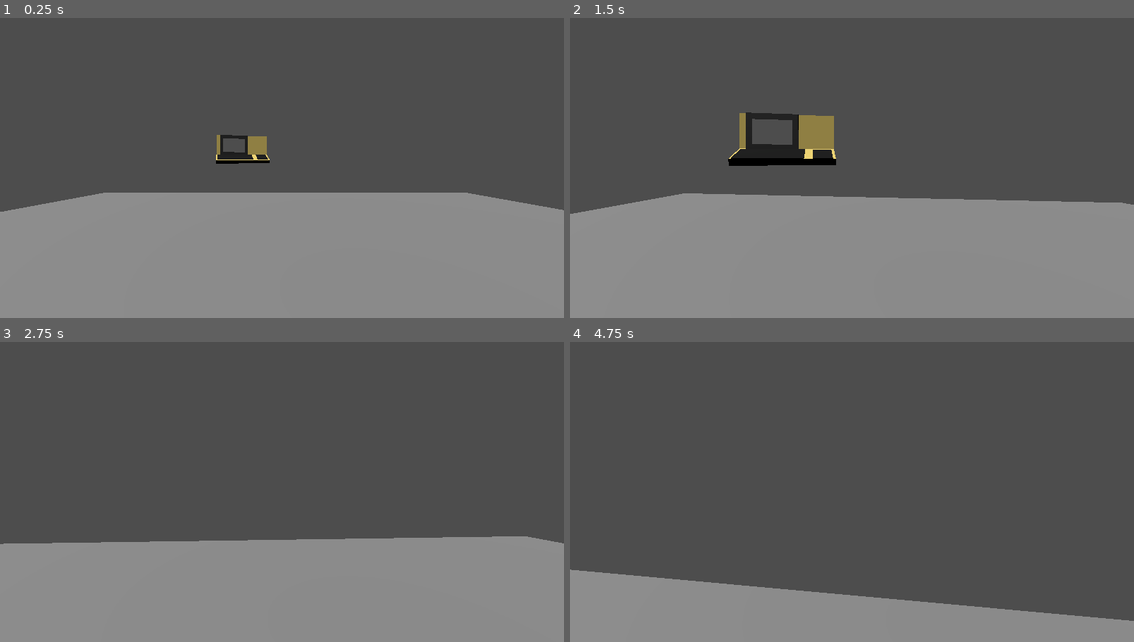
Above: before the commit, frames 1-4 (two rows, left to right).
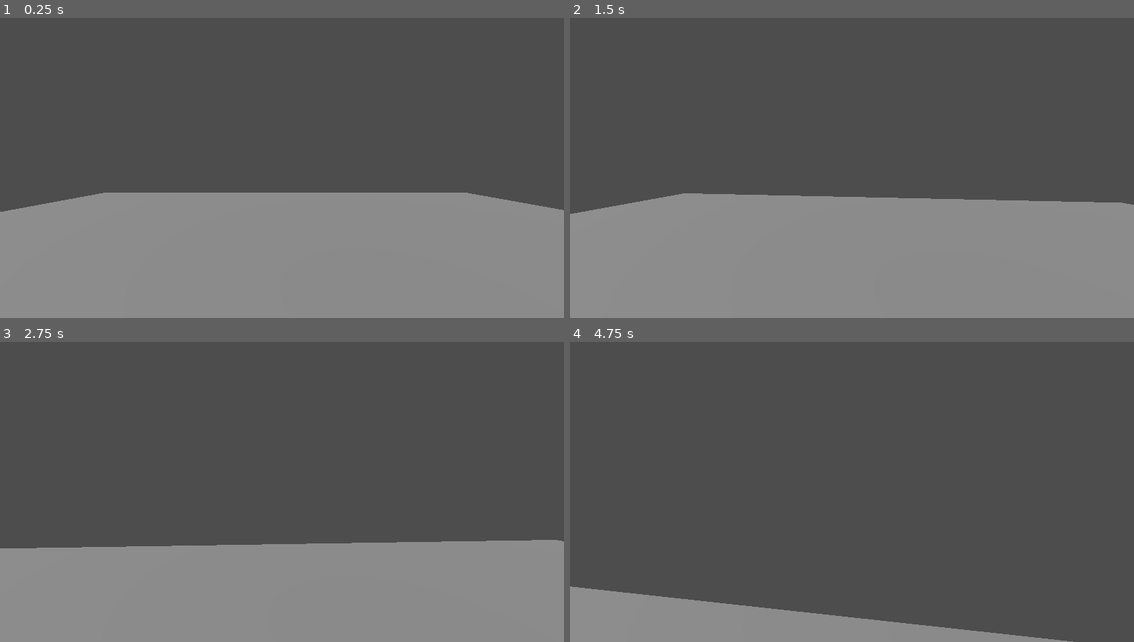
Above: after the commit, the same moments.

Repository: Shoofe/SemC
Game: Godot game, scene res://test_world.tscn
Same seed, same stepped clock (60 frames per second), same inputs: the game is played once before the commit and once after it.
Inputs (mouse positions are in pixels of both pictures, inside the frame that each line leads up to):
- Up to frame 1 (0.25 s): no input
- Up to frame 2 (1.5 s): tap Enter at 0.5 s; move the mouse to (880, 159) at 0.52 s; hold W (UP) from 0.53 s (still down); click (880, 159) at 0.6 s; move the mouse to (823, 162) at 1.27 s; click (823, 162) at 1.35 s
- Up to frame 3 (2.75 s): keep holding W (UP); move the mouse to (293, 477) at 2.02 s; hold Shift (SHIFT) from 2.03 s (still down); click (293, 477) at 2.3 s
- Up to frame 4 (4.75 s): keep holding W (UP); move the mouse to (846, 489) at 2.77 s; release Shift (SHIFT) at 2.78 s; click (846, 489) at 2.85 s; move the mouse to (891, 489) at 3.52 s; click (891, 489) at 3.6 s; move the mouse to (806, 480) at 4.27 s; tap Shift (SHIFT) at 4.35 s; click (806, 480) at 4.55 s

The runs differ from the first frame. In frame 1, 0.7% of the frame differs, in the area x 38-48%, y 38-49%; in frame 2, 2.4%; in frame 3, 1.4%; in frame 4, 7.3%, in the area x 0-100%, y 75-100%.

Commit message:
Added some Interactables, cleaned up code, set up some new classes, made placeholder items

Diff:
--- a/Computer/Station/Flatscreen/flatscreen_monitor.gd
+++ /dev/null
@@ -1,16 +0,0 @@
-extends StaticBody3D
-
-@onready var screen = $Display/SubViewport/Screen
-@onready var grid = $Display/SubViewport/Screen/Grid
-func draw(text: String):
-	#screen.clear()
-	#screen.add_text(text)
-	pass
-
-
-func _on_terminal_screen_send_command(command):
-	match command:
-		"START":
-			screen.setupArray(City.new(20, 20).getArray())
-		"CHANGE COLOR":
-			screen.grids[10][10].changeColor()
--- a/Computer/Station/Flatscreen/flatscreen_monitor.tscn
+++ /dev/null
@@ -1,70 +0,0 @@
-[gd_scene load_steps=9 format=3 uid="uid://cfjy1vye6rdf6"]
-
-[ext_resource type="Material" uid="uid://c6v0a2map5ewl" path="res://Computer/Station/Materials/FlatscreenMonitorMaterial.tres" id="1_jm5bx"]
-[ext_resource type="Script" path="res://Computer/Station/Flatscreen/flatscreen_monitor.gd" id="1_y1a4r"]
-[ext_resource type="PackedScene" uid="uid://brrw7lw5xbwuu" path="res://Computer/Station/Flatscreen/screen.tscn" id="3_yh8pu"]
-
-[sub_resource type="BoxMesh" id="BoxMesh_skdfd"]
-material = ExtResource("1_jm5bx")
-
-[sub_resource type="BoxMesh" id="BoxMesh_feeff"]
-material = ExtResource("1_jm5bx")
-
-[sub_resource type="BoxMesh" id="BoxMesh_rvua5"]
-material = ExtResource("1_jm5bx")
-
-[sub_resource type="BoxShape3D" id="BoxShape3D_8k14q"]
-size = Vector3(0.249217, 0.938148, 1)
-
-[sub_resource type="ViewportTexture" id="ViewportTexture_ltr3v"]
-viewport_path = NodePath("Display/SubViewport")
-
-[node name="FlatscreenMonitor" type="StaticBody3D"]
-script = ExtResource("1_y1a4r")
-
-[node name="Screen" type="Node3D" parent="."]
-transform = Transform3D(3, 0, 0, 0, 3, 0, 0, 0, 3, 0.3, 0.302, 0)
-
-[node name="3DMeshInstance" type="MeshInstance3D" parent="Screen"]
-transform = Transform3D(0.0654866, 0, 0, 0, 1.11843, 0, 0, 0, 1.25767, 0.00455666, 0.283956, 0)
-mesh = SubResource("BoxMesh_skdfd")
-skeleton = NodePath("../..")
-
-[node name="Stand" type="Node3D" parent="."]
-transform = Transform3D(2.65618, 1.39453, 0, -1.39453, 2.65618, 0, 0, 0, 3, -0.246253, 0.331885, 0)
-
-[node name="MeshInstance3D" type="MeshInstance3D" parent="Stand"]
-transform = Transform3D(0.0700923, -0.0168643, 0, 0.00443071, 0.266788, 0, 0, 0, 0.344779, -0.0487421, 0.30293, 0)
-mesh = SubResource("BoxMesh_feeff")
-
-[node name="MeshInstance3D2" type="MeshInstance3D" parent="Stand"]
-transform = Transform3D(0.0569229, 0.169072, 0, -0.0168116, 0.572466, 0, 0, 0, 0.159689, -0.120495, 0.0712976, 0)
-mesh = SubResource("BoxMesh_feeff")
-
-[node name="Platform" type="Node3D" parent="."]
-transform = Transform3D(-0.0412061, 2.99972, 0, -2.99972, -0.0412061, 0, 0, 0, 3, -0.354638, 0.0747412, 0)
-
-[node name="MeshInstance3D" type="MeshInstance3D" parent="Platform"]
-transform = Transform3D(0.323474, 0, 0, 0, 0.0673552, 0, 0, 0, 0.69326, -0.126478, -0.237871, 0)
-mesh = SubResource("BoxMesh_rvua5")
-
-[node name="MeshInstance3D2" type="MeshInstance3D" parent="Platform"]
-transform = Transform3D(0.0833411, 0, 0.3444, 0, 0.0673552, 0, -0.144351, 0, 0.19884, 0.119, -0.238, 0.348)
-mesh = SubResource("BoxMesh_rvua5")
-
-[node name="MeshInstance3D3" type="MeshInstance3D" parent="Platform"]
-transform = Transform3D(0.0833411, 0, -0.3444, 0, 0.0673552, 0, 0.144351, 0, 0.19884, 0.147, -0.238, -0.348)
-mesh = SubResource("BoxMesh_rvua5")
-
-[node name="CollisionShape3D" type="CollisionShape3D" parent="."]
-transform = Transform3D(3, 0, 0, 0, 3, 0, 0, 0, 3, 0, 0.617033, 0)
-shape = SubResource("BoxShape3D_8k14q")
-
-[node name="Display" type="Sprite3D" parent="."]
-transform = Transform3D(-6.55671e-09, 0, 0.15, 0, 0.15, 0, -0.15, 0, -6.55671e-09, 0.416276, 1.12897, -2.236e-08)
-texture = SubResource("ViewportTexture_ltr3v")
-
-[node name="SubViewport" type="SubViewport" parent="Display"]
-size = Vector2i(2100, 2100)
-
-[node name="Screen" parent="Display/SubViewport" instance=ExtResource("3_yh8pu")]
--- a/Computer/Station/Flatscreen/screen.tscn
+++ /dev/null
@@ -1,14 +0,0 @@
-[gd_scene load_steps=2 format=3 uid="uid://brrw7lw5xbwuu"]
-
-[ext_resource type="Script" path="res://TownLogic/displaylogic.gd" id="1_84r7i"]
-
-[node name="Screen" type="Control"]
-layout_mode = 3
-anchor_right = 1.609
-anchor_bottom = 1.582
-offset_right = -0.568115
-offset_bottom = -0.135986
-script = ExtResource("1_84r7i")
-
-[node name="Grid" type="GridContainer" parent="."]
-layout_mode = 0
--- a/Computer/Station/Terminal/terminal_code.gd
+++ b/Computer/Station/Terminal/terminal_code.gd
@@ -1,4 +1,5 @@
 extends Interactable
+class_name Terminal
 
 signal send_command(command: String)
 
--- a/Computer/Station/control_station.tscn
+++ /dev/null
@@ -1,3 +0,0 @@
-[gd_scene format=3 uid="uid://seyeapmiwj65"]
-
-[node name="ControlStation" type="Node3D"]
--- /dev/null
+++ b/Computer/Switch.gd
@@ -0,0 +1,21 @@
+extends Interactable
+class_name Switch
+
+signal switched(state: bool)
+
+var state = false
+@onready var lever = $Lever/MeshInstance3D
+
+
+
+
+func _on_change_state():
+	emit_signal("switched", state) #Sends a bool to an object depending on the state of the switch
+
+func switch():
+	state = !state
+	lever.transform.origin.x *= -1
+	_on_change_state()
+
+func interact():
+	switch()
--- /dev/null
+++ b/Computer/Switch.tscn
@@ -0,0 +1,28 @@
+[gd_scene load_steps=5 format=3 uid="uid://chtvbete705mt"]
+
+[ext_resource type="Script" path="res://Computer/Switch.gd" id="1_2ttmd"]
+
+[sub_resource type="BoxMesh" id="BoxMesh_b1pft"]
+
+[sub_resource type="ConvexPolygonShape3D" id="ConvexPolygonShape3D_av2d1"]
+points = PackedVector3Array(0.5, 0.5, 0.5, 0.5, 0.5, -0.5, -0.5, 0.5, 0.5, 0.5, -0.5, 0.5, 0.5, -0.5, -0.5, -0.5, 0.5, -0.5, -0.5, -0.5, 0.5, -0.5, -0.5, -0.5)
+
+[sub_resource type="BoxMesh" id="BoxMesh_jsrmo"]
+
+[node name="Switch" type="StaticBody3D"]
+transform = Transform3D(-4.37114e-08, 1, 0, -1, -4.37114e-08, 0, 0, 0, 1, 0, 0, 0)
+script = ExtResource("1_2ttmd")
+
+[node name="MeshInstance3D" type="MeshInstance3D" parent="."]
+transform = Transform3D(0.101728, 0, 0, 0, 0.0416871, 0, 0, 0, 0.054438, 0, 0, 0)
+mesh = SubResource("BoxMesh_b1pft")
+
+[node name="CollisionShape3D" type="CollisionShape3D" parent="."]
+transform = Transform3D(0.17, 0, 0, 0, 0.17, 0, 0, 0, 0.17, 0, 0, 0)
+shape = SubResource("ConvexPolygonShape3D_av2d1")
+
+[node name="Lever" type="Node3D" parent="."]
+
+[node name="MeshInstance3D" type="MeshInstance3D" parent="Lever"]
+transform = Transform3D(0.0247373, 0, 0, 0, 0.0266717, 0, 0, 0, 0.0197403, 0.01, 0.029, 0)
+mesh = SubResource("BoxMesh_jsrmo")
--- a/Computer/display.tscn
+++ /dev/null
@@ -1,33 +0,0 @@
-[gd_scene load_steps=4 format=3 uid="uid://dwdgdtcowof31"]
-
-[ext_resource type="Script" path="res://Computer/Station/Terminal/display.gd" id="1_2ai2q"]
-[ext_resource type="FontFile" uid="uid://cf8n6qeysmi3r" path="res://Fonts/Courier Prime/Courier Prime Bold.ttf" id="2_hds74"]
-[ext_resource type="FontFile" uid="uid://dwr6k2ua8lvgk" path="res://Fonts/Courier Prime/Courier Prime.ttf" id="3_uhwls"]
-
-[node name="Display" type="Control"]
-layout_mode = 3
-anchors_preset = 15
-anchor_right = 1.0
-anchor_bottom = 1.0
-grow_horizontal = 2
-grow_vertical = 2
-script = ExtResource("1_2ai2q")
-
-[node name="Screen" type="RichTextLabel" parent="."]
-layout_mode = 1
-anchors_preset = -1
-offset_right = 481.0
-offset_bottom = 246.0
-theme_override_colors/default_color = Color(0, 1, 0, 1)
-theme_override_fonts/normal_font = ExtResource("2_hds74")
-
-[node name="Terminal" type="RichTextLabel" parent="."]
-layout_mode = 1
-anchors_preset = -1
-offset_top = 246.0
-offset_right = 481.0
-offset_bottom = 270.0
-grow_horizontal = 2
-grow_vertical = 2
-theme_override_colors/default_color = Color(0, 1, 0, 1)
-theme_override_fonts/normal_font = ExtResource("3_uhwls")
--- /dev/null
+++ b/Computer/lever.gd
@@ -0,0 +1,27 @@
+extends Interactable
+class_name Lever
+signal state_changed(amount: int)
+
+var focused = false
+var weight = 0.01
+@onready var lever = $Lever
+
+
+func _ready():
+	disable_mouse = true
+
+func interact():
+	focused = true
+
+func stop_interaction():
+	focused = false
+
+func _input(event):
+	if event is InputEventMouseMotion and focused:
+		lever.rotation.x += event.relative.y * weight
+		lever.rotation.x = clamp(lever.rotation.x, deg_to_rad(-70), deg_to_rad(70))
+		_on_state_changed()
+
+func _on_state_changed():
+	var amount = int((rad_to_deg(lever.rotation.x) + 71) / 1.4) #Botch
+	emit_signal("state_changed", amount)
--- /dev/null
+++ b/Computer/lever.tscn
@@ -0,0 +1,28 @@
+[gd_scene load_steps=5 format=3 uid="uid://bimuao1dd3p8p"]
+
+[ext_resource type="Script" path="res://Computer/lever.gd" id="1_ilpbe"]
+
+[sub_resource type="BoxMesh" id="BoxMesh_k36hp"]
+
+[sub_resource type="BoxShape3D" id="BoxShape3D_ejkwd"]
+size = Vector3(0.214342, 0.0877513, 0.464672)
+
+[sub_resource type="CylinderMesh" id="CylinderMesh_2qnov"]
+
+[node name="Lever" type="StaticBody3D"]
+script = ExtResource("1_ilpbe")
+
+[node name="Body" type="MeshInstance3D" parent="."]
+transform = Transform3D(0.20119, 0, 0, 0, 0.0629163, 0, 0, 0, 0.455184, 0, 0, 0)
+mesh = SubResource("BoxMesh_k36hp")
+
+[node name="CollisionShape3D" type="CollisionShape3D" parent="."]
+shape = SubResource("BoxShape3D_ejkwd")
+
+[node name="Lever" type="Node3D" parent="."]
+transform = Transform3D(0.07, 0, 0, 0, 0.0410424, 0.0563816, 0, -0.112763, 0.0205212, 0, 0, 0)
+
+[node name="Lever" type="MeshInstance3D" parent="Lever"]
+transform = Transform3D(1, 0, 0, 0, 1, 1.49012e-08, 0, -5.96046e-08, 1, 0, 1.01893, 2.98023e-08)
+mesh = SubResource("CylinderMesh_2qnov")
+skeleton = NodePath("../..")
--- a/Computer/screen.tscn
+++ /dev/null
@@ -1,35 +0,0 @@
-[gd_scene load_steps=6 format=3 uid="uid://dgpfxewm8dg5y"]
-
-[ext_resource type="PackedScene" uid="uid://cy51qsd5nok7q" path="res://Computer/display.tscn" id="1_nfhdr"]
-[ext_resource type="Script" path="res://Computer/screen.gd" id="1_qledp"]
-
-[sub_resource type="ViewportTexture" id="ViewportTexture_jb6wu"]
-viewport_path = NodePath("Display/DisplayTexture/SubViewport")
-
-[sub_resource type="BoxMesh" id="BoxMesh_t8ss3"]
-
-[sub_resource type="ConvexPolygonShape3D" id="ConvexPolygonShape3D_0ij80"]
-points = PackedVector3Array(-0.5, -0.5, -0.5, 0.5, 0.5, 0.5, 0.5, -0.5, 0.5, 0.5, 0.5, -0.5, -0.5, 0.5, 0.5, 0.5, -0.5, -0.5, -0.5, -0.5, 0.5, -0.5, 0.5, -0.5)
-
-[node name="Screen" type="StaticBody3D"]
-script = ExtResource("1_qledp")
-
-[node name="Display" type="Node3D" parent="."]
-
-[node name="DisplayTexture" type="Sprite3D" parent="Display"]
-transform = Transform3D(0.0713159, 0, 0, 0, 0.0801562, 0, 0, 0, 1, 0, 0.5, 0.0663685)
-texture = SubResource("ViewportTexture_jb6wu")
-
-[node name="SubViewport" type="SubViewport" parent="Display/DisplayTexture"]
-handle_input_locally = false
-size = Vector2i(1920, 1080)
-
-[node name="Display" parent="Display/DisplayTexture/SubViewport" instance=ExtResource("1_nfhdr")]
-
-[node name="MeshInstance3D" type="MeshInstance3D" parent="."]
-transform = Transform3D(1.44839, 0, 0, 0, 0.951591, 0, 0, 0, 0.121704, 0, 0.5, 0)
-mesh = SubResource("BoxMesh_t8ss3")
-
-[node name="CollisionShape3D" type="CollisionShape3D" parent="."]
-transform = Transform3D(1.44839, 0, 0, 0, 0.951591, 0, 0, 0, 0.121704, 0, 0.5, 0)
-shape = SubResource("ConvexPolygonShape3D_0ij80")
--- a/Player/player.gd
+++ b/Player/player.gd
@@ -1,6 +1,5 @@
 extends CharacterBody3D
 
-signal terminal_focus
 
 const SPEED = 1.5
 const SPRINT_MUL = 1.5
@@ -9,7 +8,7 @@
 var acceleration = 0.25
 var gravity = 15
 var moveable = true
-
+var lock_mouse = false
 #Mouse vars
 var mouse_sensitivity = 0.2
 var mouse_relative_x = 0
@@ -61,7 +60,7 @@
 	move_and_slide()
 
 func _input(event):
-	if event is InputEventMouseMotion:
+	if event is InputEventMouseMotion and !lock_mouse:
 		rotation.y -= event.relative.x * mouse_sensitivity / MOUSE_SENS_CONST
 		head.rotation.x -= event.relative.y * mouse_sensitivity / MOUSE_SENS_CONST
 		head.rotation.x = clamp(head.rotation.x, deg_to_rad(-90), deg_to_rad(90))
@@ -75,10 +74,12 @@
 			if current_target.disable_movement: moveable = false
 			if current_target.focus_camera:
 				camera_target = current_target.focus_camera_position
+			if current_target.disable_mouse: lock_mouse = true
 
 	if current_target != null and ((Input.is_action_just_released("MOUSE1") and
 	!current_target.stay_focused) or Input.is_action_just_released(current_target.unfocus_key)):
 		moveable = true
+		lock_mouse = false
 		camera_target = default_camera_pos
 		current_target.stop_interaction()
 		current_target = null
--- a/Scripts/interactable.gd
+++ b/Scripts/interactable.gd
@@ -10,7 +10,8 @@
 #Will stay in interaction if mouse1 is released
 var unfocus_key = "ESCAPE"
 #Always quit interaction on escape
-
+var disable_mouse = false
+#Disables mouse movement during interaction
 
 var focus_camera_position : Node3D = null
 #The position where the camera is when focused
--- a/test_world.tscn
+++ b/test_world.tscn
@@ -1,7 +1,6 @@
-[gd_scene load_steps=5 format=3 uid="uid://qayfh82tdfj7"]
+[gd_scene load_steps=4 format=3 uid="uid://qayfh82tdfj7"]
 
 [ext_resource type="PackedScene" uid="uid://i6ex30grw0hx" path="res://Player/player.tscn" id="1_o1yvq"]
-[ext_resource type="PackedScene" uid="uid://cy7hybgkeu8e0" path="res://Computer/Station/Terminal/terminal.tscn" id="2_qrkgy"]
 
 [sub_resource type="BoxMesh" id="BoxMesh_kxwdm"]
 
@@ -25,6 +24,3 @@
 
 [node name="DirectionalLight3D" type="DirectionalLight3D" parent="."]
 transform = Transform3D(0.772125, -0.58293, -0.253012, 0.431332, 0.188372, 0.882309, -0.466665, -0.790385, 0.396883, -17.8896, 4.50864, 0)
-
-[node name="TerminalScreen" parent="." groups=["Interactable"] instance=ExtResource("2_qrkgy")]
-transform = Transform3D(0.139554, 0, -0.48013, 0, 0.5, 0, 0.48013, 0, 0.139554, -0.734947, 1.76062, -1.99774)
